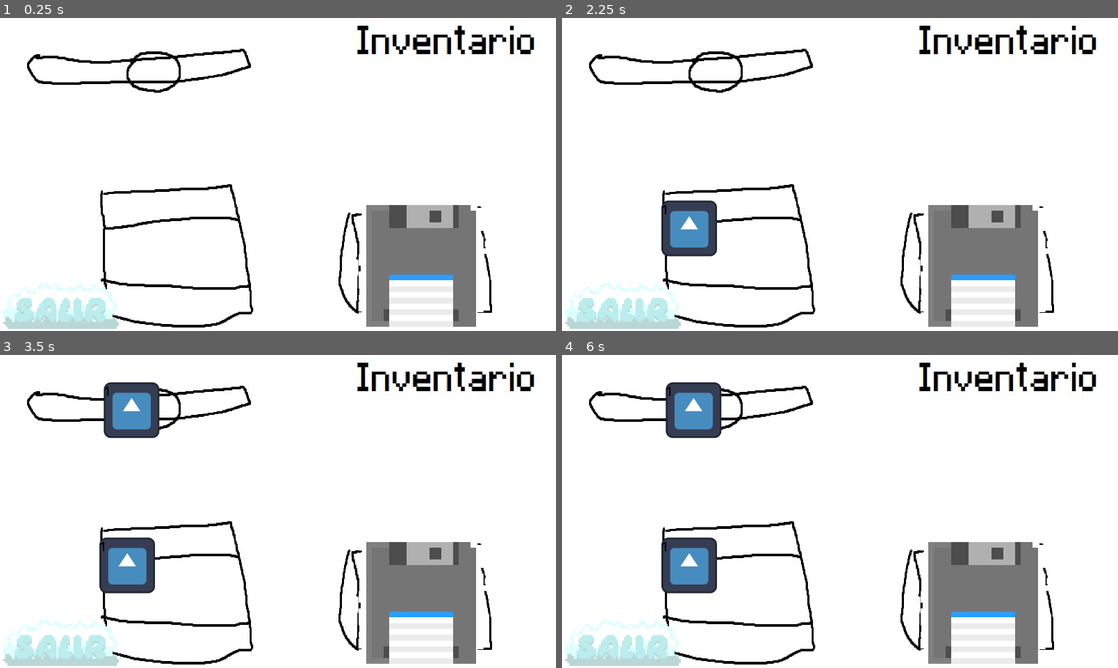
Above: before the commit, frames 1-4 (two rows, left to right).
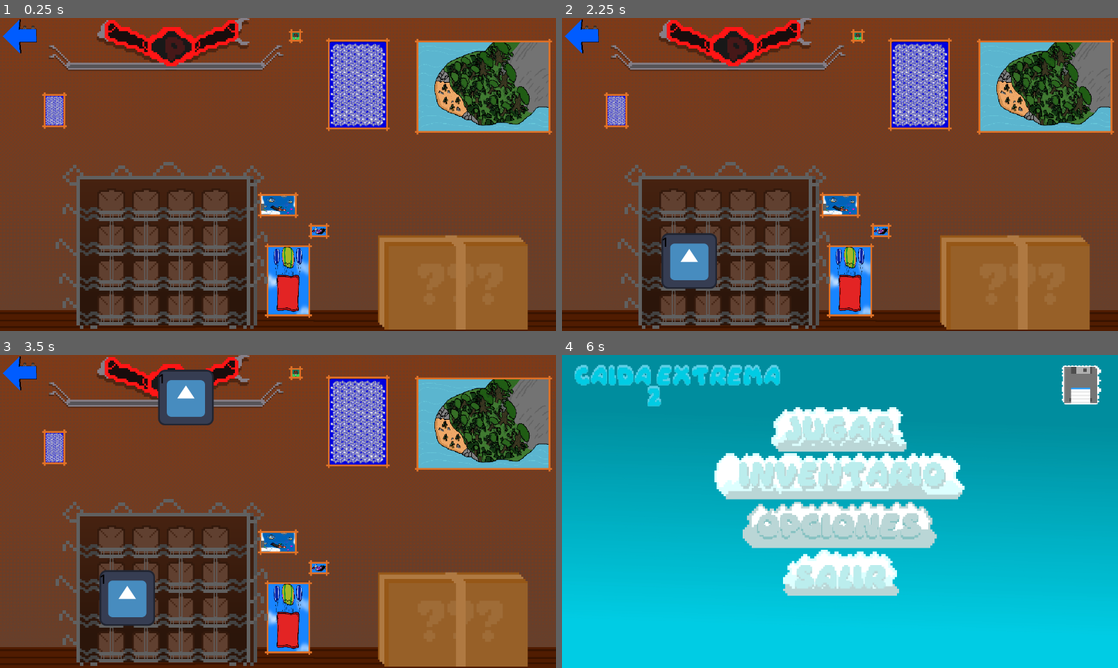
Above: after the commit, the same moments.

Repository: kevinMG01/CaidaExtrema_Version_2.1
Game: Godot game, scene res://escenas/menus/inventario/Inventario.tscn
The game is run twice, just before and just after one commit, with the same random seed, the same clock (stepped at 60 frames per second) and the same inputs. The project has no main scene, so this scene is started directly. The engine's default icon, where the game draws it, is replaced by a stand-in: a white triangle on a blue panel in a dark square.
Inputs (mouse positions are in pixels of both pictures, inside the frame that each line leads up to; where the layout moved, square brackets give the same spot in the first picture):
- Up to frame 1 (0.25 s): no input
- Up to frame 2 (2.25 s): click (578, 36) [623, 305] at 0.5 s; click (840, 140) at 1.25 s; click (1017, 280) [984, 265] at 2 s
- Up to frame 3 (3.5 s): click (116, 583) [116, 552] at 2.75 s
- Up to frame 4 (6 s): tap Enter (ui_accept) at 3.5, 3.77, 4.25, 5, 5.75 s; move the mouse to (962, 495) at 3.52 s; hold Right (ui_right) 3.53-4.25 s; click (962, 495) at 3.67 s; drag from (728, 527) to (812, 574) at 4.27 s; move the mouse to (895, 442) at 5.02 s; hold Left (ui_left) 5.03-5.75 s; drag from (812, 574) to (673, 464) at 5.77 s

The runs differ from the first frame. In frame 1, 100% of the frame differs, in the area x 0-100%, y 0-100%; in frame 2, 100%; in frame 3, 100%; in frame 4, 96%.
Error in both runs: Invalid call. Nonexistent function 'usar_habilidad' in base 'Nil'. (res://escenas/menus/inventario/Items/inventory_item_ui.gd:18)

Commit message:
Menu inventario sprites

Diff:
--- a/caidaextremas_version_2.1/escenas/menus/inventario/Inventario.tscn
+++ b/caidaextremas_version_2.1/escenas/menus/inventario/Inventario.tscn
@@ -1,9 +1,13 @@
-[gd_scene load_steps=5 format=3 uid="uid://dom25syo7ar7h"]
+[gd_scene load_steps=9 format=3 uid="uid://dom25syo7ar7h"]
 
 [ext_resource type="Script" uid="uid://b2hwhfteg8sxn" path="res://escenas/menus/inventario/inventario.gd" id="1_pl1p1"]
-[ext_resource type="Texture2D" uid="uid://hvna3saatyhf" path="res://assets/menus/inventario/k.jpg" id="1_trr87"]
-[ext_resource type="Texture2D" uid="uid://o2o5qgbp21lb" path="res://assets/menus/menu_principal/Botones/Boton_guardado.png" id="3_6e7er"]
-[ext_resource type="Texture2D" uid="uid://plf6micqddib" path="res://assets/menus/menu_principal/Botones/Boton_salir.png" id="4_pl1p1"]
+[ext_resource type="Texture2D" uid="uid://cyqsga831w0ke" path="res://assets/menus/inventario/Fondo Menu de inventario.png" id="2_pl1p1"]
+[ext_resource type="Texture2D" uid="uid://b23oy07vvqx6t" path="res://assets/menus/inventario/Fondo del estante.png" id="3_xqgxn"]
+[ext_resource type="Texture2D" uid="uid://dfb0tx3aqlwd" path="res://assets/menus/inventario/cinturon.png" id="4_cpark"]
+[ext_resource type="Texture2D" uid="uid://dx6up0up68bjk" path="res://assets/menus/inventario/adelante del estante.png" id="4_xqgxn"]
+[ext_resource type="Texture2D" uid="uid://dvcv1tu2wchne" path="res://assets/menus/inventario/Caja cerrada.png" id="5_cpark"]
+[ext_resource type="Texture2D" uid="uid://dwdngrykmipdg" path="res://assets/menus/inventario/Boton de salir.png" id="5_yjhaw"]
+[ext_resource type="Texture2D" uid="uid://cr5feqr70ini3" path="res://assets/menus/inventario/Caja abierta.png" id="6_xggau"]
 
 [node name="Inventario" type="Control"]
 layout_mode = 3
@@ -14,14 +18,42 @@
 grow_vertical = 2
 script = ExtResource("1_pl1p1")
 
-[node name="TextureRect" type="TextureRect" parent="."]
+[node name="Fondo" type="TextureRect" parent="."]
 layout_mode = 1
 anchors_preset = 15
 anchor_right = 1.0
 anchor_bottom = 1.0
 grow_horizontal = 2
 grow_vertical = 2
-texture = ExtResource("1_trr87")
+texture = ExtResource("2_pl1p1")
+
+[node name="fondo_inventario" type="VBoxContainer" parent="."]
+layout_mode = 1
+anchors_preset = 15
+anchor_right = 1.0
+anchor_bottom = 1.0
+grow_horizontal = 2
+grow_vertical = 2
+
+[node name="HBoxContainer" type="HBoxContainer" parent="fondo_inventario"]
+layout_mode = 2
+size_flags_vertical = 10
+
+[node name="MarginContainer" type="MarginContainer" parent="fondo_inventario/HBoxContainer"]
+layout_mode = 2
+theme_override_constants/margin_right = 169
+
+[node name="Fondo_Inventario" type="TextureRect" parent="fondo_inventario/HBoxContainer"]
+custom_minimum_size = Vector2(400, 340)
+layout_mode = 2
+size_flags_vertical = 10
+texture = ExtResource("3_xqgxn")
+stretch_mode = 2
+metadata/_edit_use_anchors_ = true
+
+[node name="MarginContainer" type="MarginContainer" parent="fondo_inventario"]
+layout_mode = 2
+theme_override_constants/margin_top = 9
 
 [node name="HBoxContainer" type="HBoxContainer" parent="."]
 layout_mode = 1
@@ -34,22 +66,63 @@
 [node name="MarginContainer" type="MarginContainer" parent="HBoxContainer"]
 layout_mode = 2
 size_flags_horizontal = 0
-theme_override_constants/margin_right = 235
+theme_override_constants/margin_right = 100
 
-[node name="VBoxContainer" type="VBoxContainer" parent="HBoxContainer"]
+[node name="TextureRect" type="TextureRect" parent="HBoxContainer"]
 layout_mode = 2
+size_flags_vertical = 0
+texture = ExtResource("4_cpark")
+
+[node name="VBoxContainer2" type="HBoxContainer" parent="."]
+custom_minimum_size = Vector2(0, 122.54)
+layout_mode = 1
+anchors_preset = 10
+anchor_right = 1.0
+offset_bottom = 122.54
+grow_horizontal = 2
 size_flags_horizontal = 4
-size_flags_vertical = 4
+size_flags_vertical = 0
 
-[node name="Item_seleccionado" type="GridContainer" parent="HBoxContainer/VBoxContainer"]
-custom_minimum_size = Vector2(250, 150)
+[node name="MarginContainer" type="MarginContainer" parent="VBoxContainer2"]
 layout_mode = 2
-size_flags_horizontal = 2
+theme_override_constants/margin_left = 360
+
+[node name="VBoxContainer" type="VBoxContainer" parent="VBoxContainer2"]
+layout_mode = 2
+
+[node name="MarginContainer" type="MarginContainer" parent="VBoxContainer2/VBoxContainer"]
+layout_mode = 2
+theme_override_constants/margin_bottom = 30
+
+[node name="Item_seleccionado" type="GridContainer" parent="VBoxContainer2/VBoxContainer"]
+unique_name_in_owner = true
+custom_minimum_size = Vector2(64, 64)
+layout_mode = 2
+size_flags_horizontal = 6
+size_flags_vertical = 2
+
+[node name="Delante_inventario2" type="VBoxContainer" parent="."]
+layout_mode = 1
+anchors_preset = 15
+anchor_right = 1.0
+anchor_bottom = 1.0
+grow_horizontal = 2
+grow_vertical = 2
+
+[node name="HBoxContainer" type="HBoxContainer" parent="Delante_inventario2"]
+layout_mode = 2
 size_flags_vertical = 10
 
-[node name="MarginContainer" type="MarginContainer" parent="HBoxContainer/VBoxContainer"]
+[node name="MarginContainer" type="MarginContainer" parent="Delante_inventario2/HBoxContainer"]
 layout_mode = 2
-theme_override_constants/margin_top = 440
+theme_override_constants/margin_right = 119
+
+[node name="Delante_inventario" type="TextureRect" parent="Delante_inventario2/HBoxContainer"]
+light_mask = 0
+layout_mode = 2
+size_flags_vertical = 8
+texture = ExtResource("4_xqgxn")
+metadata/_edit_use_anchors_ = true
 
 [node name="VBoxContainer" type="VBoxContainer" parent="."]
 layout_mode = 1
@@ -68,31 +141,39 @@
 theme_override_constants/margin_right = 225
 
 [node name="GridContainer" type="GridContainer" parent="VBoxContainer/HBoxContainer"]
+unique_name_in_owner = true
 layout_mode = 2
 size_flags_horizontal = 3
 columns = 4
 
 [node name="Caja" type="TextureButton" parent="VBoxContainer/HBoxContainer"]
-custom_minimum_size = Vector2(300, 300)
 layout_mode = 2
 size_flags_horizontal = 10
 size_flags_vertical = 4
-texture_normal = ExtResource("3_6e7er")
-stretch_mode = 0
+texture_normal = ExtResource("5_cpark")
+texture_pressed = ExtResource("6_xggau")
 
 [node name="MarginContainer2" type="MarginContainer" parent="VBoxContainer/HBoxContainer"]
 layout_mode = 2
-theme_override_constants/margin_left = 150
+theme_override_constants/margin_left = 20
 
-[node name="Retroceder" type="TextureButton" parent="."]
+[node name="Control" type="Control" parent="."]
 layout_mode = 1
-anchors_preset = 2
-anchor_top = 1.0
+anchors_preset = 9
 anchor_bottom = 1.0
-offset_top = -111.0
-offset_right = 275.0
-grow_vertical = 0
-texture_normal = ExtResource("4_pl1p1")
+grow_vertical = 2
+
+[node name="VBoxContainer" type="VBoxContainer" parent="Control"]
+custom_minimum_size = Vector2(88, 89)
+layout_mode = 1
+offset_right = 88.0
+offset_bottom = 89.0
+alignment = 1
+
+[node name="Retroceder" type="TextureButton" parent="Control/VBoxContainer"]
+layout_mode = 2
+size_flags_vertical = 4
+texture_normal = ExtResource("5_yjhaw")
 
 [connection signal="button_down" from="VBoxContainer/HBoxContainer/Caja" to="." method="_on_caja_button_down"]
-[connection signal="button_down" from="Retroceder" to="." method="_on_retroceder_button_down"]
+[connection signal="button_down" from="Control/VBoxContainer/Retroceder" to="." method="_on_retroceder_button_down"]
--- a/caidaextremas_version_2.1/escenas/menus/inventario/inventario.gd
+++ b/caidaextremas_version_2.1/escenas/menus/inventario/inventario.gd
@@ -3,8 +3,8 @@
 
 
 const INVENTORY_ITEM_UI = preload("res://escenas/menus/inventario/Items/inventory_item_ui.tscn")
-@onready var item_seleccionado: GridContainer = $HBoxContainer/VBoxContainer/Item_seleccionado
-@onready var grid_container: GridContainer = $VBoxContainer/HBoxContainer/GridContainer
+@onready var item_seleccionado: GridContainer = %Item_seleccionado
+@onready var grid_container: GridContainer = %GridContainer
 
 var texturas = [
 	preload("res://icon.svg"),
Binary file added: caidaextremas_version_2.1/assets/menus/inventario/Boton de salir.png
Not shown, added: caidaextremas_version_2.1/assets/menus/inventario/Boton de salir.png.import
Binary file added: caidaextremas_version_2.1/assets/menus/inventario/Caja abierta.png
Not shown, added: caidaextremas_version_2.1/assets/menus/inventario/Caja abierta.png.import
Binary file added: caidaextremas_version_2.1/assets/menus/inventario/Caja cerrada.png
Not shown, added: caidaextremas_version_2.1/assets/menus/inventario/Caja cerrada.png.import
Binary file added: caidaextremas_version_2.1/assets/menus/inventario/Fondo Menu de inventario.png
Not shown, added: caidaextremas_version_2.1/assets/menus/inventario/Fondo Menu de inventario.png.import
Binary file added: caidaextremas_version_2.1/assets/menus/inventario/Fondo del estante.png
Not shown, added: caidaextremas_version_2.1/assets/menus/inventario/Fondo del estante.png.import
Binary file added: caidaextremas_version_2.1/assets/menus/inventario/adelante del estante.png
Not shown, added: caidaextremas_version_2.1/assets/menus/inventario/adelante del estante.png.import
(and 2 more such lines)
